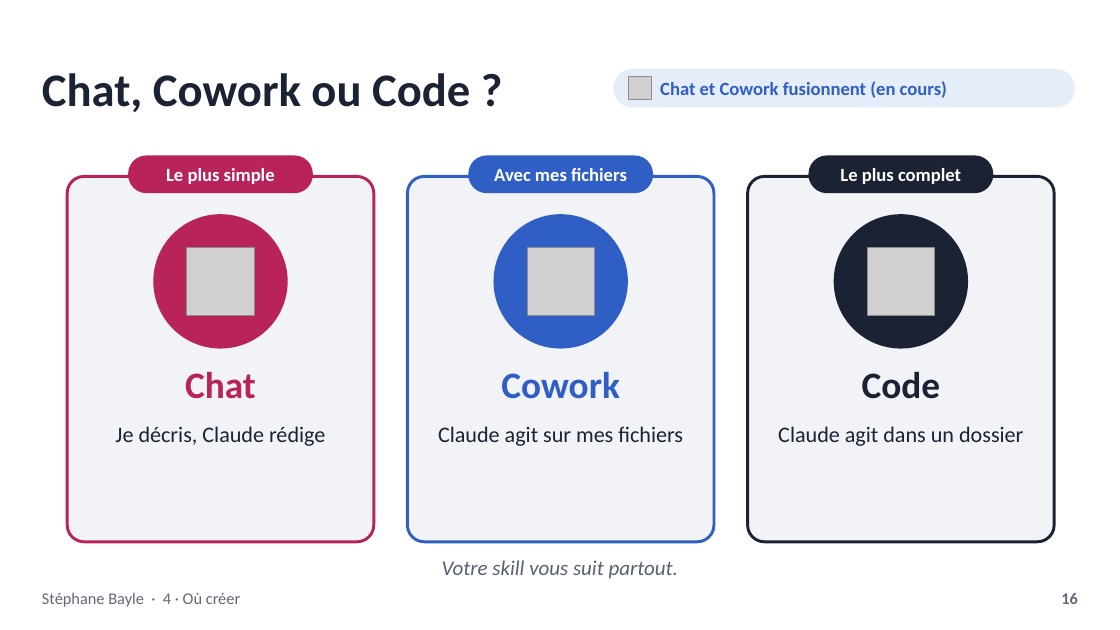
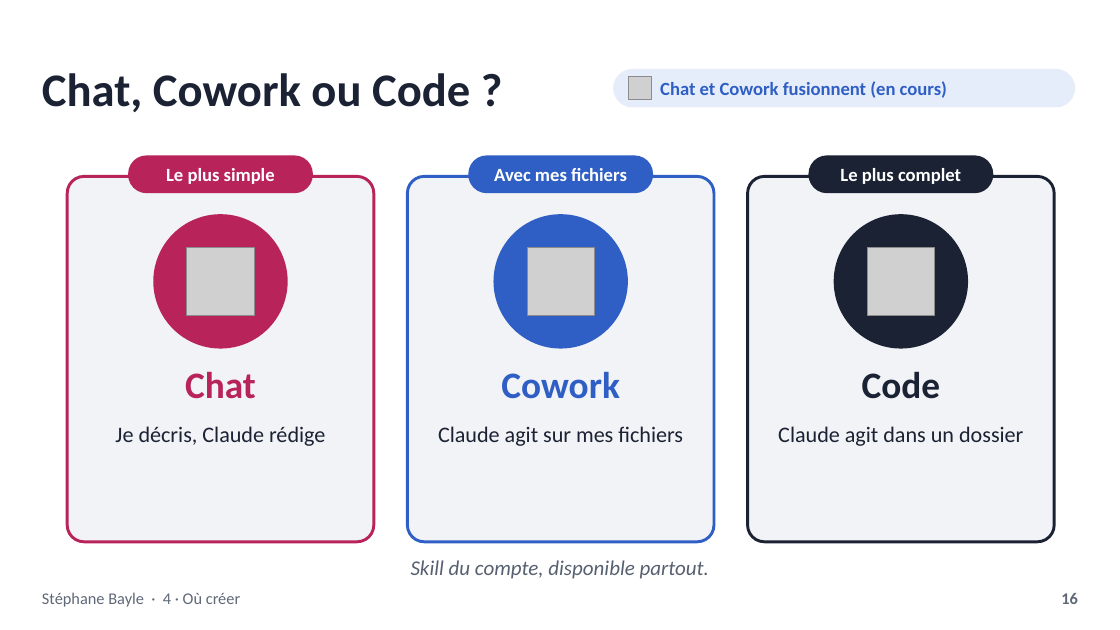
Before and after one commit to StephaneBayle/creer-une-skill-claude, a slide deck: slide 16 of skills-claude-presentation.pptx. Drawn at 1120x630 pixels with LibreOffice and Linux fonts; fonts in the diff are those of the drawing; grey boxes stand for pictures. Boxes give left, top, right and bottom in pixels: in the first picture for what was removed or moved away, otherwise in the second. Text is boxed around its words. In the diff, an @@ line names an element or a change of style, - is before the commit and + after.

```diff
--- a/skills-claude-presentation.pptx
+++ b/skills-claude-presentation.pptx
@@ text at (x1=411, y1=560, x2=709, y2=579): text changed @@
-Votre skill vous suit partout.
+Skill du compte, disponible partout.
```
Also in this commit, not shown: 3 other slides changed, 6 other files.
